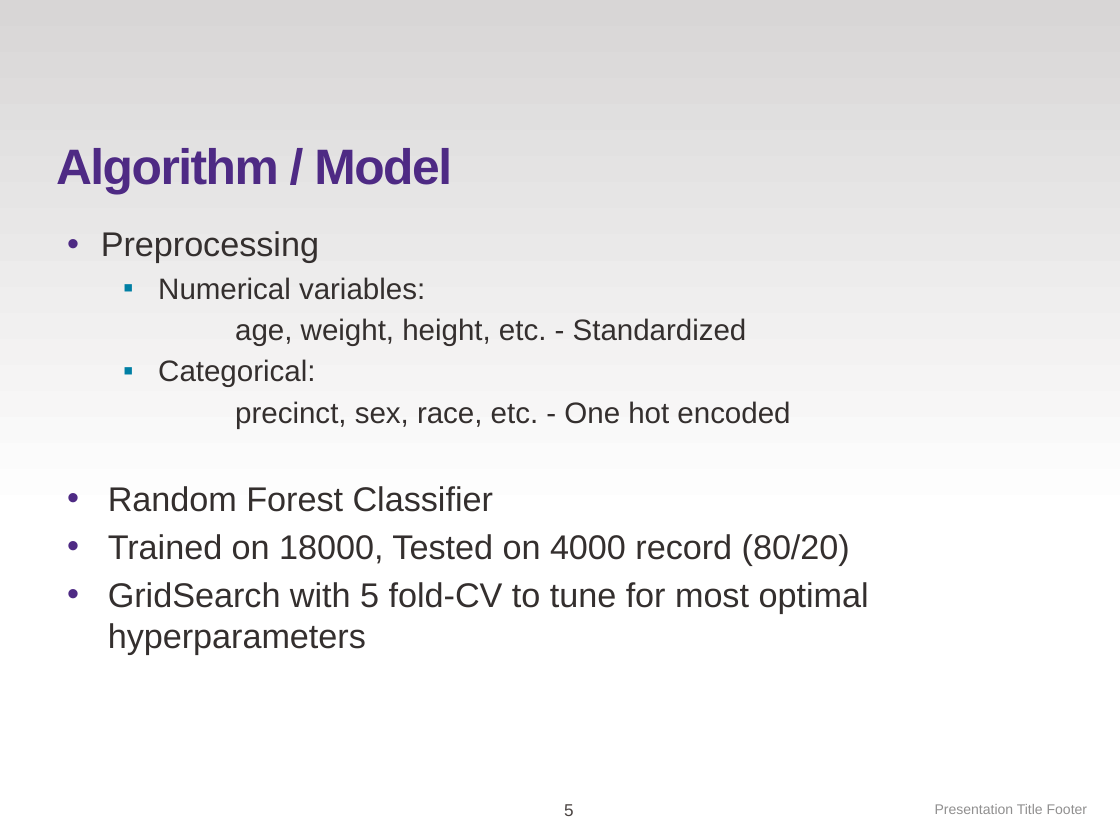
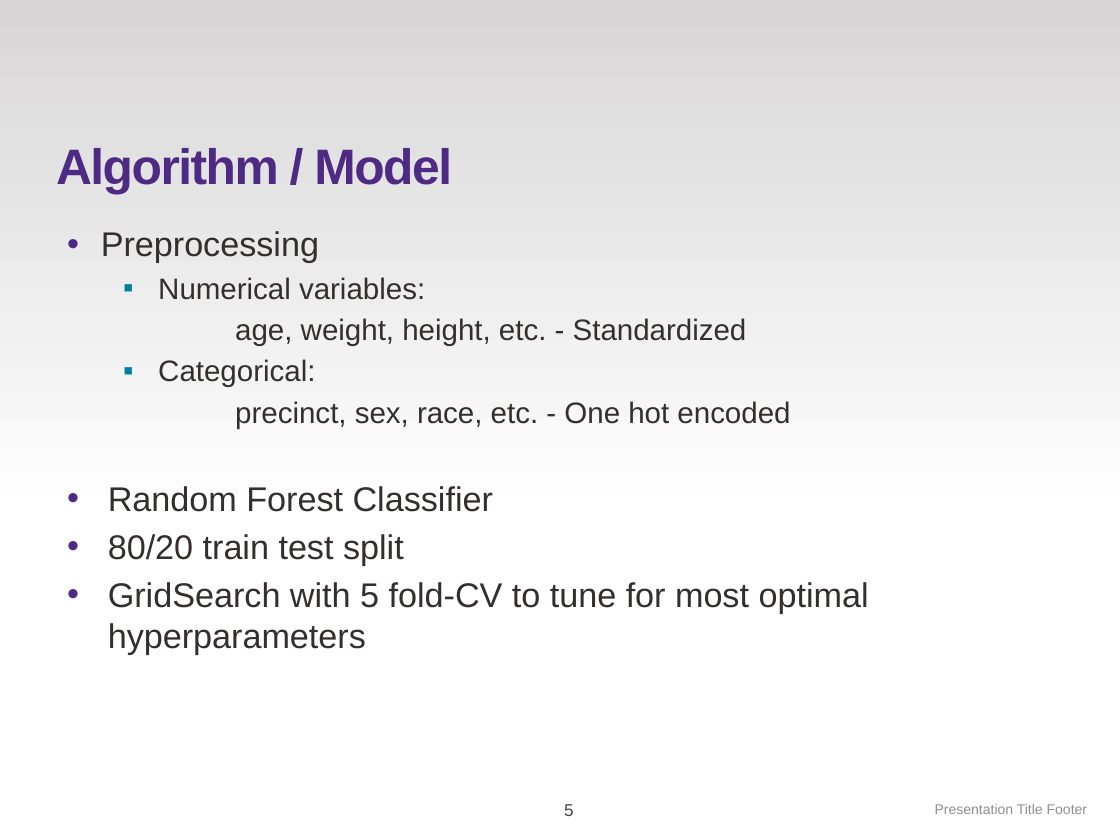
Before and after one commit to MSIA/2021-msia423-dong-zizhuo-project, a slide deck: slide 5 of deliverables/Presentation.ppt. Drawn at 1120x840 pixels with LibreOffice and Linux fonts; fonts in the diff are those of the drawing; background and template pictures are left out. Boxes give left, top, right and bottom in pixels: in the first picture for what was removed or moved away, otherwise in the second. Text is boxed around its words. In the diff, an @@ line names an element or a change of style, - is before the commit and + after.

```diff
--- a/deliverables/Presentation.ppt
+++ b/deliverables/Presentation.ppt
@@ text at [108, 534, 404, 566]: text changed @@
-• Trained on 18000, Tested on 4000 record (80/20)
+• 80/20 train test split
```
Also in this commit, not shown: 3 other slides changed.
